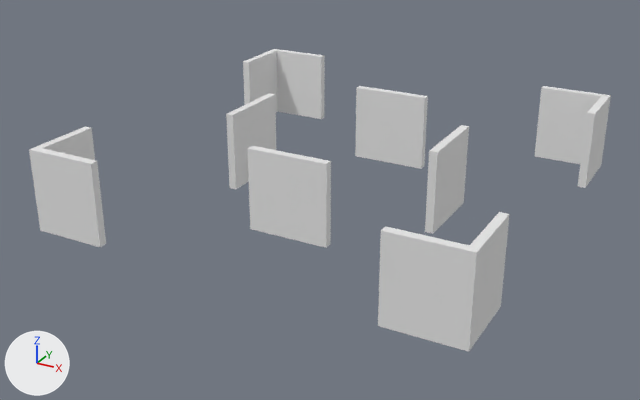
Before and after pictures for a commit that changed the OBJ model CosmicCapture/models/inner_walls.obj.
Rendered twice from a 50 mm camera at (903.0, -1764.0, 850.0) aimed at (-33.0, -63.0, 0.0). The axes (+X, +Y, +Z) are drawn at lower left. The lights are the same throughout. Where no turn or scale is listed for an object, it has been applied to the vertices.
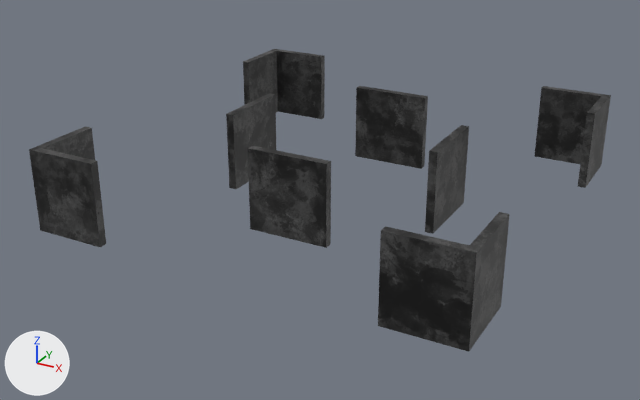
The newer file is also rescaled (x0.5), turned or shifted as a whole; pictures and numbers use the older file's frame.

Pixel boxes (x1, y1, x2, y2) of what changed, in the pictures (640 x 400 px):
'Plane.004', recoloured (grey to black)
    both: (29, 49, 611, 352)

The change, as a diff of the scene's bpy script:
```diff
--- a/CosmicCapture/models/inner_walls.obj.py
+++ b/CosmicCapture/models/inner_walls.obj.py
@@ img_pillars_texture_jpg @@
+img_pillars_texture_jpg = load_image('pillars_texture.jpg', '../textures/pillars_texture.jpg', 900, 900, 'sRGB')
@@ mat_material_004 @@
+mat_material_004 = principled_material('Material.004')
+mat_material_004.texture = img_pillars_texture_jpg
+mat_material_004.roughness = 0.526
@@ me_plane_004 @@
 me_plane_004.from_pydata(...)  # 464 vertices, 340 faces; spans x -501.0..501.0, y -501.0..501.0, z -5.0..187.0
-me_plane_004.materials.append(mat_none_002)  # white #e7e7e7
+me_plane_004.materials.append(mat_material_004)  # picture img_pillars_texture_jpg
```
